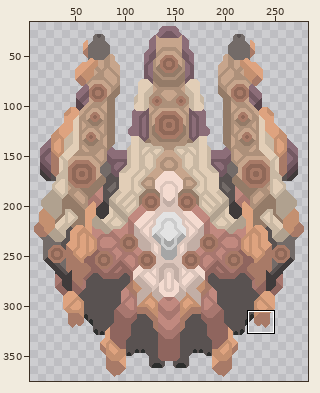
A sprite sheet gets an edit: assets/sprites/units/onslaught.png. Above: a wide view before the commit, with the close-up outlined.
Close-up. As it was:
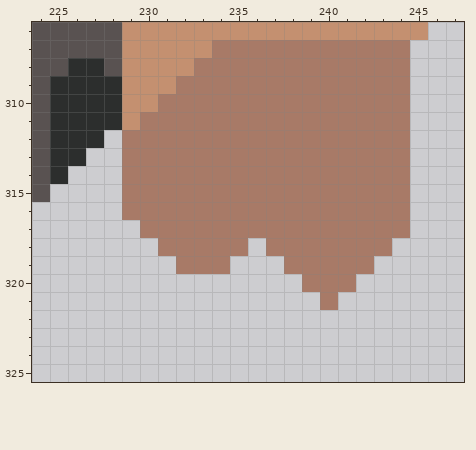
The file is 288x384 pixels. Colours within 5 levels of each other are drawn and written as one. Shown: x 224..247, y 306..325. The wide view leaves out empty margins. The commit also changed other parts of the picture, which this record leaves out.
Now the later version:
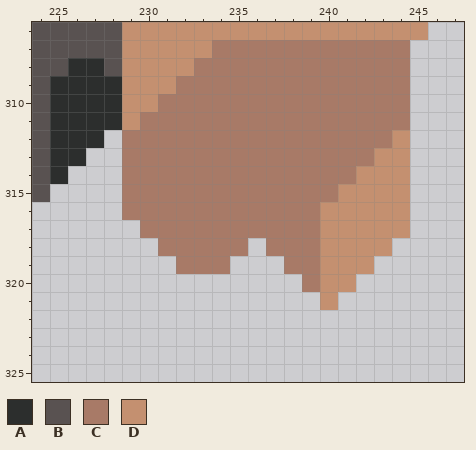
Palette (. is transparent): A #2c2e2d  B #595251  C #a87a67  D #c49070
The exact change:
y 312: x 244 C -> D
y 313: x 243..244 CC -> DD
y 314: x 242..244 CCC -> DDD
y 315: x 241..244 CCCC -> DDDD
y 316..317: x 240..244 CCCCC -> DDDDD
y 318: x 240..243 CCCC -> DDDD
y 319: x 240..242 CCC -> DDD
y 320: x 240..241 CC -> DD
y 321: x 240 C -> D
Changed places in both close-ups, as pixel boxes (x1, y1, x2, y2):
changed: (320, 130, 410, 310)
